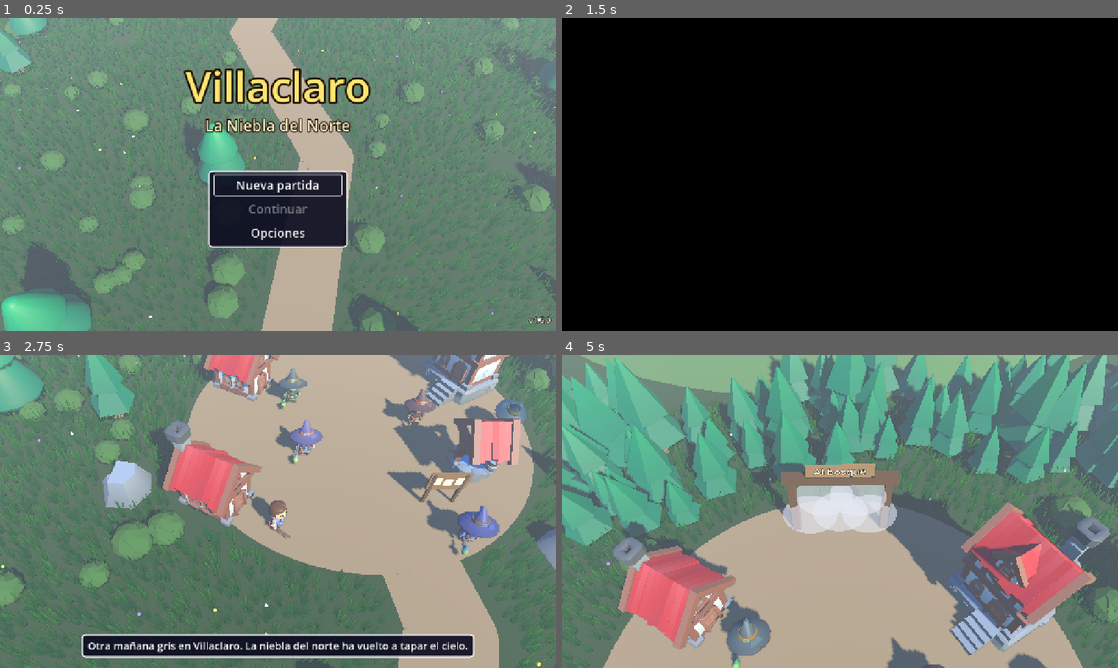
Above: before the commit, frames 1-4 (two rows, left to right).
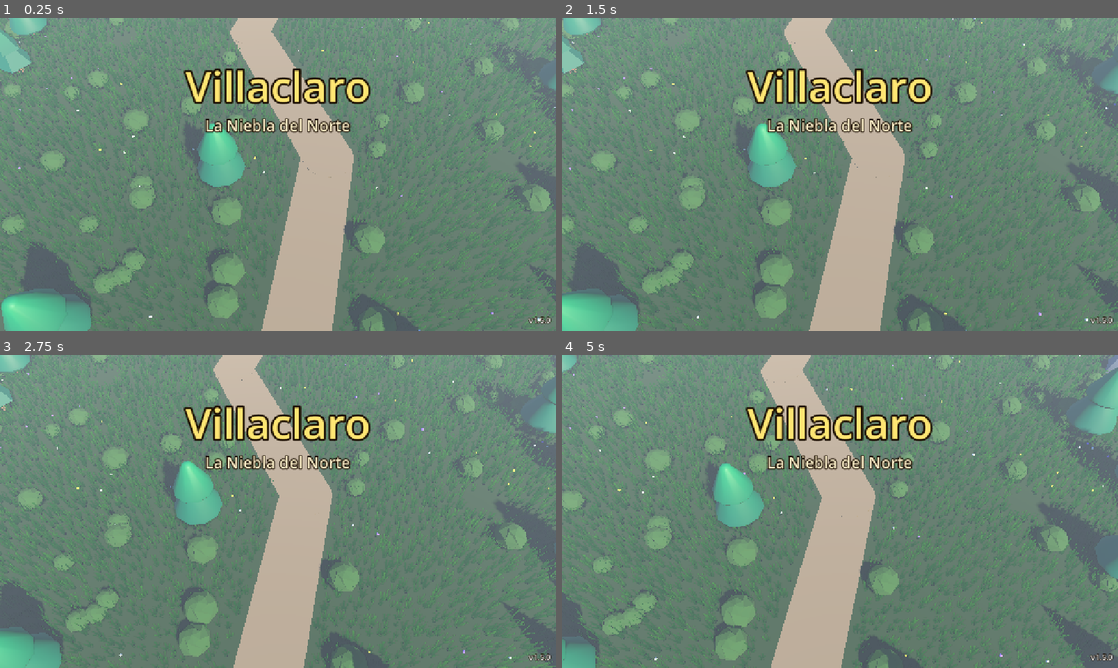
Above: after the commit, the same moments.

Repository: apergas/rpg-turnos
Game: Godot game, scene res://scenes/title/title.tscn
Same seed, same stepped clock (60 frames per second), same inputs: the game is played once before the commit and once after it.
Inputs (mouse positions are in pixels of both pictures, inside the frame that each line leads up to):
- Up to frame 1 (0.25 s): no input
- Up to frame 2 (1.5 s): tap Enter (accept) at 0.5, 0.6 s; move the mouse to (962, 158) at 0.52 s; hold D (move_right) 0.53-1.25 s; click (962, 158) at 0.67 s; tap Space at 0.77, 1.07 s; click (840, 146) at 1.25 s, where only the run before the commit has a clickable "Normal"
- Up to frame 3 (2.75 s): drag from (166, 527) to (250, 574) at 2.02 s
- Up to frame 4 (5 s): move the mouse to (895, 442) at 2.77 s; hold D (move_right) 2.78-3.5 s; tap Keypad Enter at 2.85 s; drag from (812, 574) to (673, 464) at 3.52 s; move the mouse to (1006, 558) at 4.27 s; hold A (move_left) from 4.28 s (still down); tap Ctrl at 4.35 s; tap Space at 4.52, 4.82 s

The runs differ from the first frame. In frame 1, 6.2% of the frame differs, in the area x 37-63%, y 48-74%; in frame 2, 100%, in the area x 0-100%, y 0-100%; in frame 3, 67%; in frame 4, 76%.
Error after the commit: Parse Error: Expected new line after "\". (res://scripts/battle/battle_scene.gd:240)

Commit message:
Tidy 1.5.0 line continuations and docs

Diff:
--- a/scripts/battle/battle_engine.gd
+++ b/scripts/battle/battle_engine.gd
@@ -191,7 +191,7 @@
 				return "PV al máximo"
 		CMD_ITEM:
 			var why := inventory.problem(cmd.item, hero, true)
-			if why == "" and _wake_guard 					and Inventory.ITEMS[cmd.item].effect == Inventory.EFFECT_WAKE_GUARD:
+			if why == "" and _wake_guard \n					and Inventory.ITEMS[cmd.item].effect == Inventory.EFFECT_WAKE_GUARD:
 				return GUARDED_REASON
 			return why
 		CMD_FLEE:
@@ -500,7 +500,7 @@
 ## it rises at once with that phase's stats (cured, its charge forgotten).
 func _fall(who: int, events: Array[Dictionary]) -> void:
 	var fighter := _fighter(who)
-	if who == BattleEvent.HERO and not _revived 			and inventory.count(Inventory.PHOENIX) > 0:
+	if who == BattleEvent.HERO and not _revived \n			and inventory.count(Inventory.PHOENIX) > 0:
 		_revive(events)
 		return
 	if who == BattleEvent.HERO or fighter.next_phase == null:
@@ -551,7 +551,7 @@
 ## True if status can't take target because of the Despertador: the hero, standing,
 ## guarded, and the status is sleep.
 func _guarded(target: int, status: String) -> bool:
-	return target == BattleEvent.HERO and status == SLEEP and _wake_guard 		and hero.is_alive()
+	return target == BattleEvent.HERO and status == SLEEP and _wake_guard \n		and hero.is_alive()
 
 
 ## Poison hurts, sleepers may wake up and silence counts down.
--- a/scripts/battle/battle_scene.gd
+++ b/scripts/battle/battle_scene.gd
@@ -6,7 +6,9 @@
 ## With `-- --autoplay` BattleAutoplay picks the commands (shown on the HUD with
 ## BattleHud.demo()); to show Huir and Defender it flees from one normal battle out of
 ## AUTOPLAY_EVERY and defends in the first round of another one. It prints every battle
-## message and continues on its own. After the enemies appear the engine rolls the surprise (BattleEngine.roll_ambush()): it is said before the first menu, and an enemy surprise plays its round first. With set_audio() it plays the sound effects and
+## message and continues on its own. After the enemies appear the engine rolls the
+## surprise (BattleEngine.roll_ambush()): it is said before the first menu, and an enemy
+## surprise plays its round first. With set_audio() it plays the sound effects and
 ## the victory or defeat music; without it the battle is silent.
 ## Run on its own (res://scenes/battle/battle_scene.tscn) it sets up a test battle: a
 ## poisoned hero of STANDALONE_LEVEL with potions and an antidote against a Slime and a
@@ -235,7 +237,7 @@
 func _ambush_text(hero_side: bool) -> String:
 	var alive := engine.alive_enemies()
 	if alive.size() > 1:
-		return "¡Pillas desprevenidos a los monstruos!" if hero_side 			else "¡Los monstruos te atacan por sorpresa!"
+		return "¡Pillas desprevenidos a los monstruos!" if hero_side \n			else "¡Los monstruos te atacan por sorpresa!"
 	var foe := engine.enemies[alive[0]]
 	if hero_side:
 		return "¡Pillas desprevenid%s %s!" % [_ending(foe), _to(foe)]
--- a/scripts/game/inventory.gd
+++ b/scripts/game/inventory.gd
@@ -32,7 +32,8 @@
 ## back once), "repel" (the Incienso: no random encounters for value metres; GameState
 ## counts them), "seed" (adds SEED_BONUS to the Combatant field named by value),
 ## "revive" (EFFECT_REVIVE: the Pluma de fénix, used by itself when the hero falls in battle,
-## value is the share of max HP he rises with), "wake_guard" (EFFECT_WAKE_GUARD: the Despertador, no sleep for the rest of the battle) or "quest"
+## value is the share of max HP he rises with), "wake_guard" (EFFECT_WAKE_GUARD: the
+## Despertador, no sleep for the rest of the battle) or "quest"
 ## (of no use: someone is asking for it); price in gold (Shop sells at it and
 ## buys back at half); battle / field: usable in battle / from the pause menu; text: what
 ## it does, shown in the shop, in Objetos and in battle.
@@ -69,8 +70,8 @@
 		"text": "Sube la VEL en 2 para siempre."},
 }
 ## Order of the item lists.
-const IDS: Array[String] = [POTION, ETHER, ANTIDOTE, ALARM, PHOENIX, WING, INCENSE, SEED_ATTACK,
-	SEED_DEFENSE, SEED_SPEED, SETA]
+const IDS: Array[String] = [POTION, ETHER, ANTIDOTE, ALARM, PHOENIX, WING, INCENSE,
+	SEED_ATTACK, SEED_DEFENSE, SEED_SPEED, SETA]
 ## Why an Ala de viaje can't be used in a village.
 const IN_TOWN := "Ya estás en un lugar seguro"
 ## Why a "quest" item can't be used.
--- a/scripts/game/shop.gd
+++ b/scripts/game/shop.gd
@@ -8,8 +8,8 @@
 const MINA := "mina"
 const CASTILLO := "castillo"
 ## shop id -> keeper's name, equipment and items (Inventory ids) on sale, in list order.
-## Zone 1 sells no Éter (it comes with the zone 2 shop); the Ala de viaje, the Incienso and the Despertador are sold
-## everywhere; the Pluma de fénix from the forest on.
+## Zone 1 sells no Éter (it comes with the zone 2 shop); the Ala de viaje, the Incienso and the
+## Despertador are sold everywhere; the Pluma de fénix from the forest on.
 const SHOPS := {
 	VILLACLARO: {
 		"keeper": "Mercader",
Not shown, changed: CLAUDE.md
